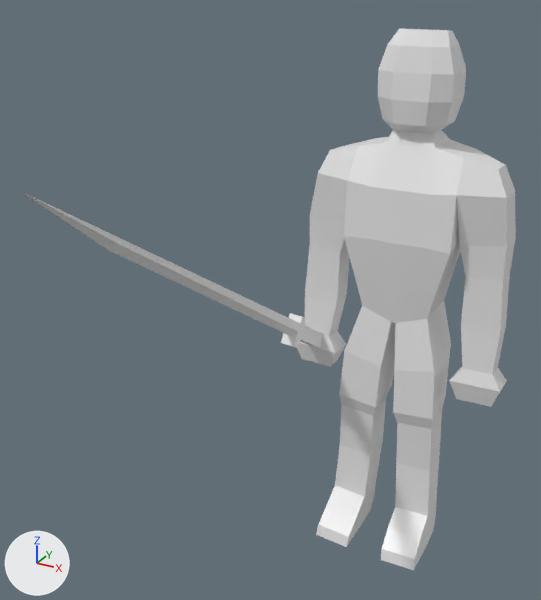
Before and after pictures for a commit that changed the FBX model Assets/Characters/Prefabs/Human/Human.fbx.
Both versions are drawn from a 50 mm camera at (1.93, -5.79, 2.74) aimed at (-0.49, -1.4, 0.55). The axes (+X, +Y, +Z) are drawn at lower left. The lights are the same throughout.

The first picture shows 'Human', 'Sword'.
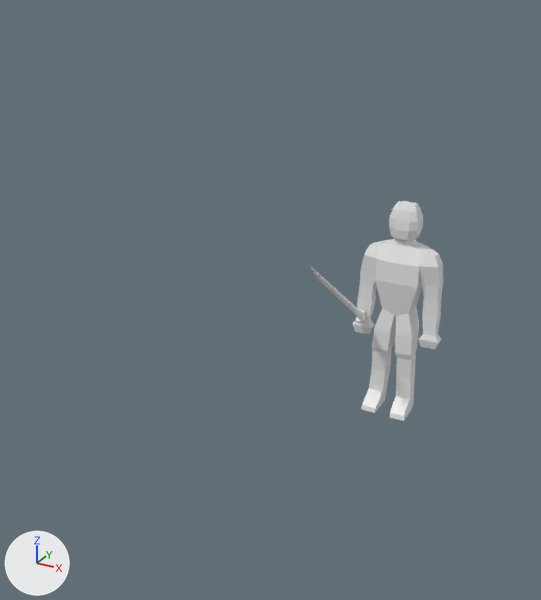
Where the change shows, as pixel boxes [x1, y1, x2, y2] in the pictures (541 x 600 px):
'Human', moved, rescaled (58% narrower, 59% shorter)
    before: [297, 28, 516, 570]
    after: [352, 201, 443, 421]
'Sword', moved, turned, rescaled
    before: [22, 193, 323, 348]
    after: [307, 264, 365, 323]

Patch to the scene script:
```diff
--- a/Assets/Characters/Prefabs/Human/Human.fbx.py
+++ b/Assets/Characters/Prefabs/Human/Human.fbx.py
@@ ob_sword @@
 ob_sword = bpy.data.objects.new('Sword', me_cube)
-ob_sword.location = (-0.759, -0.175, -0.339)
-ob_sword.rotation_euler = (-0.994, -0.029, 3.12)  # degrees (-57, -1.7, 179)
+ob_sword.location = (-0.311, 0.073, -0.178)
+ob_sword.rotation_euler = (-0.925, -0.0275, 3.118)  # degrees (-53, -1.6, 179)
+ob_sword.scale = (0.412, 0.412, 0.412)
@@ ob_human @@
 ob_human = bpy.data.objects.new('Human', me_cube_001)
-ob_human.location = (0.004, 0.0, 0.0)
+ob_human.location = (0.003, 0.0, 0.009)
 ob_human.rotation_euler = (0.0, 0.0, -3.142)  # degrees (0, 0, -180)
+ob_human.scale = (0.412, 0.412, 0.412)
```
